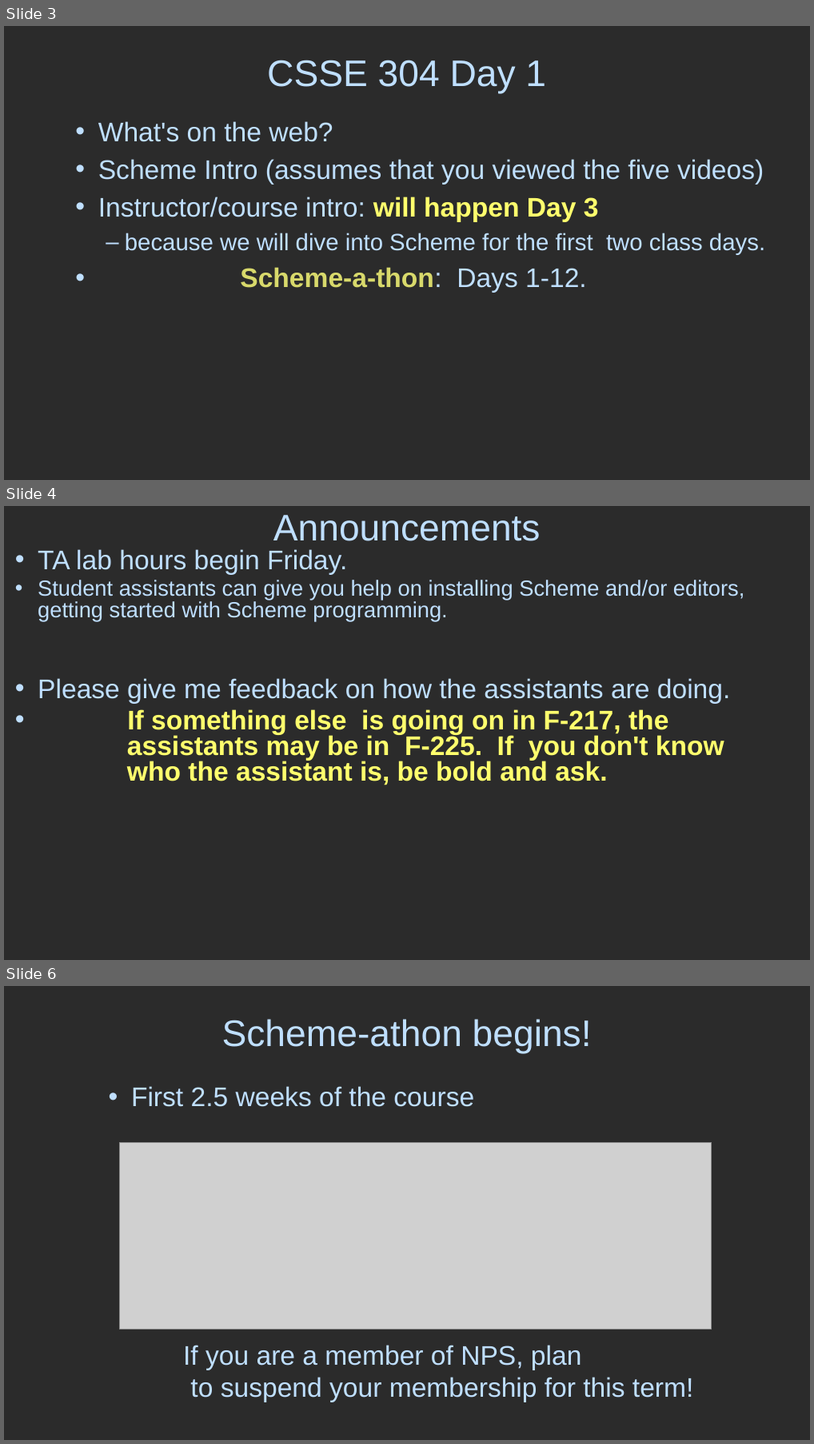
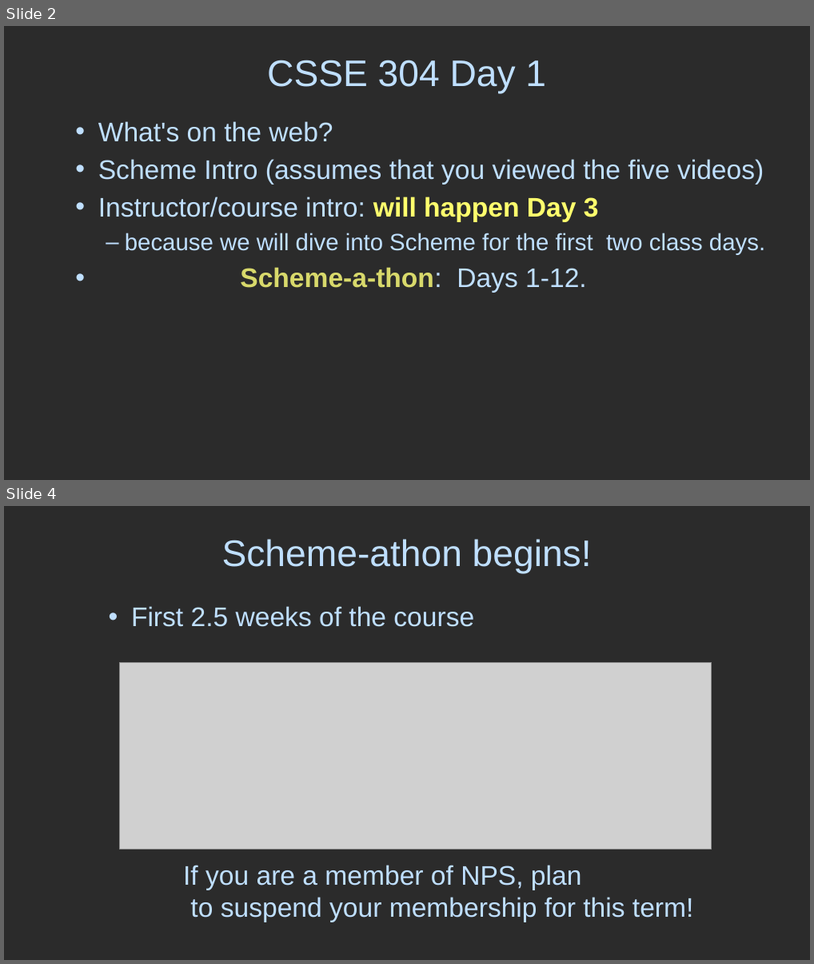
Before and after one commit to RHIT-CSSE/csse304, a slide deck: ClassMaterials/SchemeIntro/SchemeIntro.pptx. Shown one above the other, each under a label of ours: slides 3, 4 and 6 before the commit, slides 2 and 4 after it; the slides between them are not shown. The pictures are 814x1444 and 814x964 pixels, drawn with LibreOffice and Linux fonts; fonts in the diff are those of the drawing; grey boxes stand for pictures; background and template pictures are left out; a plain dark background stands for a picture behind light text. Boxes give left, top, right and bottom in pixels: in the first picture for what was removed or moved away, otherwise in the second. Text is boxed around its words. In the diff, an @@ line names an element or a change of style, - is before the commit and + after.

```diff
--- a/ClassMaterials/SchemeIntro/SchemeIntro.pptx
+++ b/ClassMaterials/SchemeIntro/SchemeIntro.pptx
@@ slide 4 removed at bbox=[4, 506, 810, 960], background picture (left out) @@
@@ title removed at bbox=[274, 515, 541, 541] @@
-Announcements
@@ text removed at bbox=[38, 549, 745, 785] @@
-• TA lab hours begin Friday.
-• Student assistants can give you help on installing Scheme and/or editors, getting started with Scheme programming.
-• Please give me feedback on how the assistants are doing.
-• If something else is going on in F-217, the
-  assistants may be in F-225. If you don't know
-  who the assistant is, be bold and ask.
@@ what was slide 3 is now slide 2 @@
@@ what was slide 6 is now slide 4 @@
```
Also in this commit, not shown: 2 slides changed, 2 slides added, 2 other slides removed, 2 other files.
